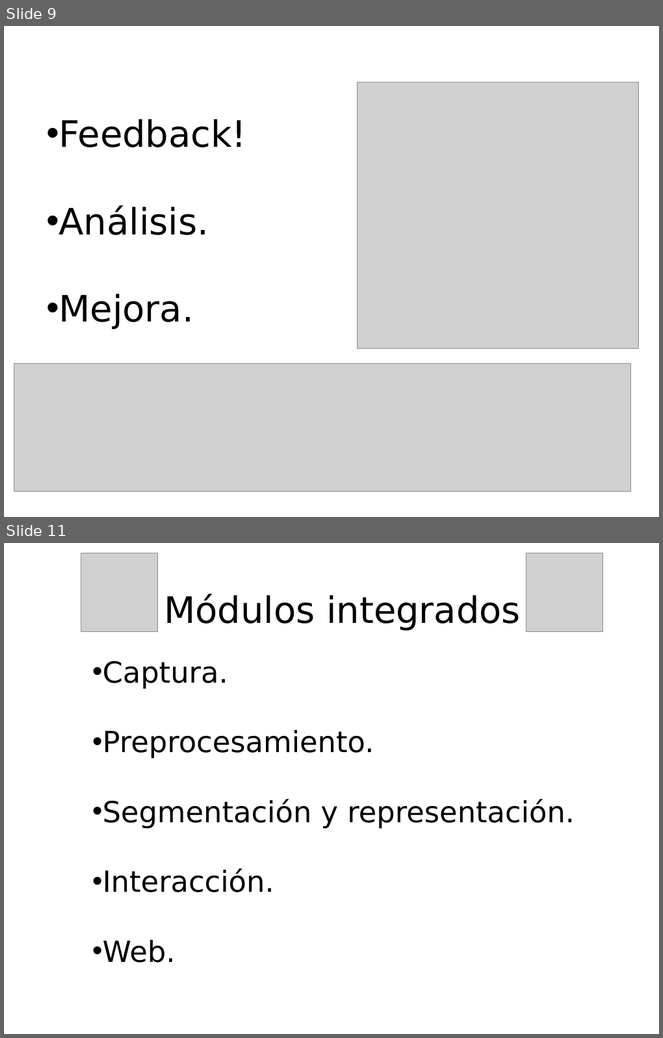
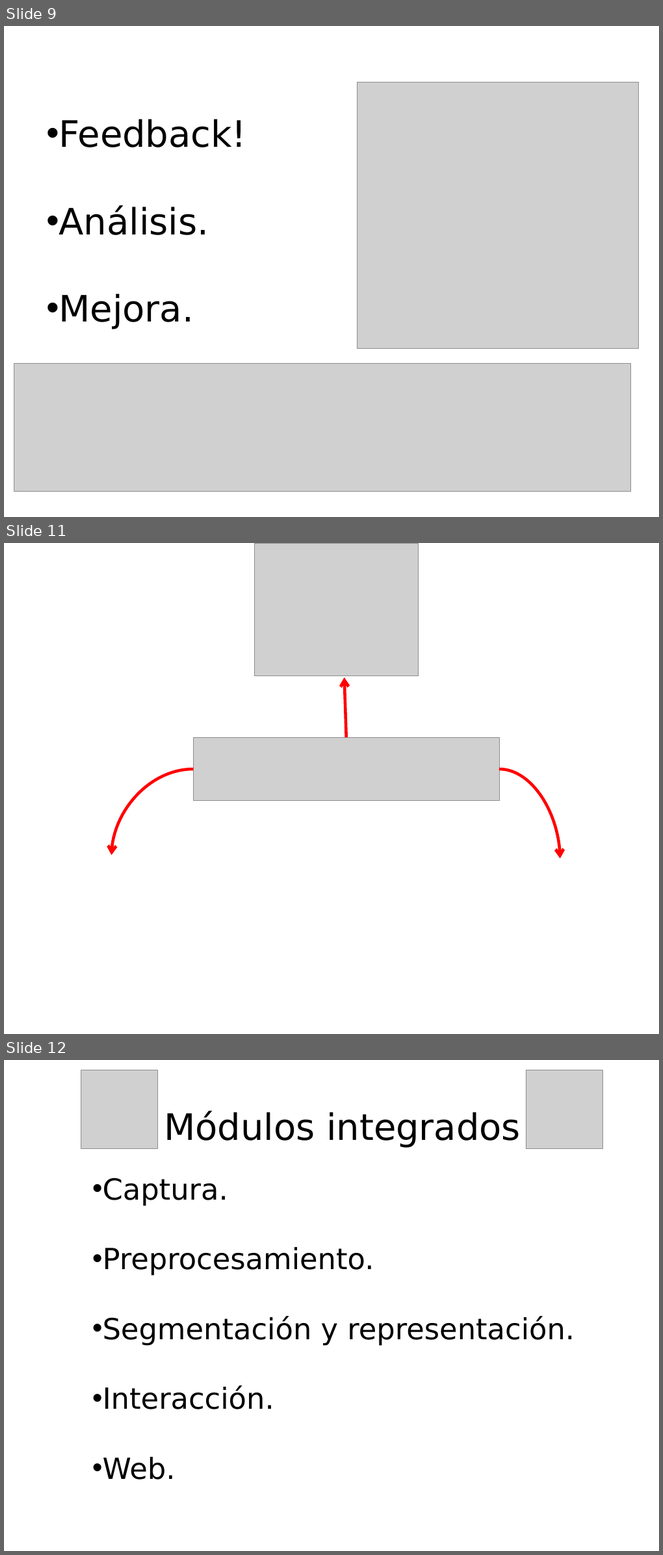
Before and after one commit to elcapo04/utn-frc-dlc-2011-liberal-peker, a slide deck: Proyecto final/Exposiciones/PresProyfinal.pptx. Shown one above the other, each under a label of ours: slides 9 and 11 before the commit, slides 9, 11 and 12 after it; the slides between them are not shown. The pictures are 663x1038 and 663x1555 pixels, drawn with LibreOffice and Linux fonts; fonts in the diff are those of the drawing; grey boxes stand for pictures. Boxes give left, top, right and bottom in pixels: in the first picture for what was removed or moved away, otherwise in the second. Text is boxed around its words. In the diff, an @@ line names an element or a change of style, - is before the commit and + after.

```diff
--- a/Proyecto final/Exposiciones/PresProyfinal.pptx
+++ b/Proyecto final/Exposiciones/PresProyfinal.pptx
@@ slide 11 added at <box>4,543,659,1034</box>, background #FFFFFF @@
@@ picture added at <box>255,543,419,676</box> @@
@@ arrow added from (347, 737) to (345, 678), #FF0000 3.25 pt @@
@@ picture added at <box>193,737,499,801</box> @@
@@ curved arrow added from (193, 769) to (111, 856), #FF0000 3.25 pt @@
@@ curved arrow added from (499, 769) to (560, 859), #FF0000 3.25 pt @@
@@ what was slide 11 is now slide 12 @@
```
Also in this commit, not shown: 1 slide changed, 1 other slide added, 1 slide removed.
